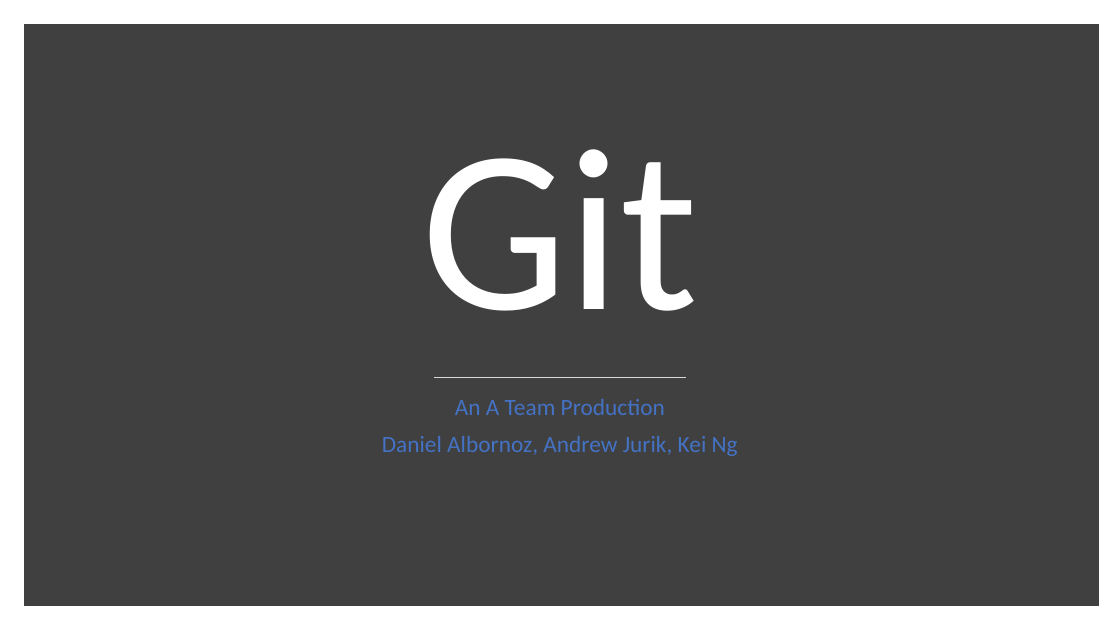
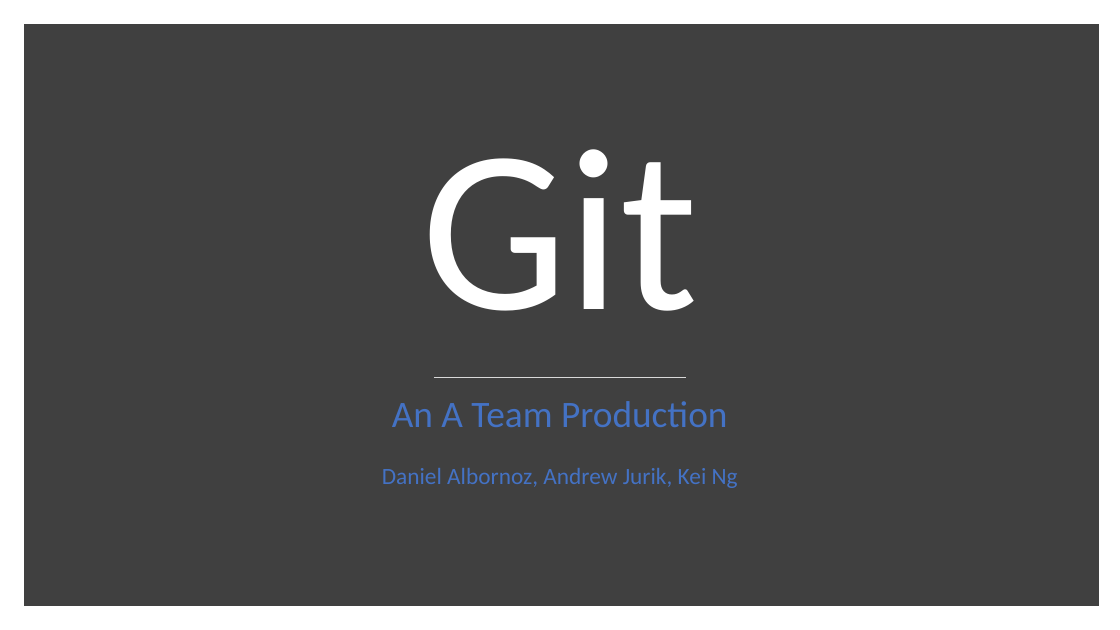
Before and after one commit to sabingautam16/git, a slide deck: slide 1 of Git.pptx. Drawn at 1120x630 pixels with LibreOffice and Linux fonts; fonts in the diff are those of the drawing. Boxes give left, top, right and bottom in pixels: in the first picture for what was removed or moved away, otherwise in the second. Text is boxed around its words. In the diff, an @@ line names an element or a change of style, - is before the commit and + after.

Commit message:
main screen

```diff
--- a/Git.pptx
+++ b/Git.pptx
@@ subtitle at bbox=[392, 401, 727, 427]: size 20 to 32 pt in "An A Team Production" @@
```
